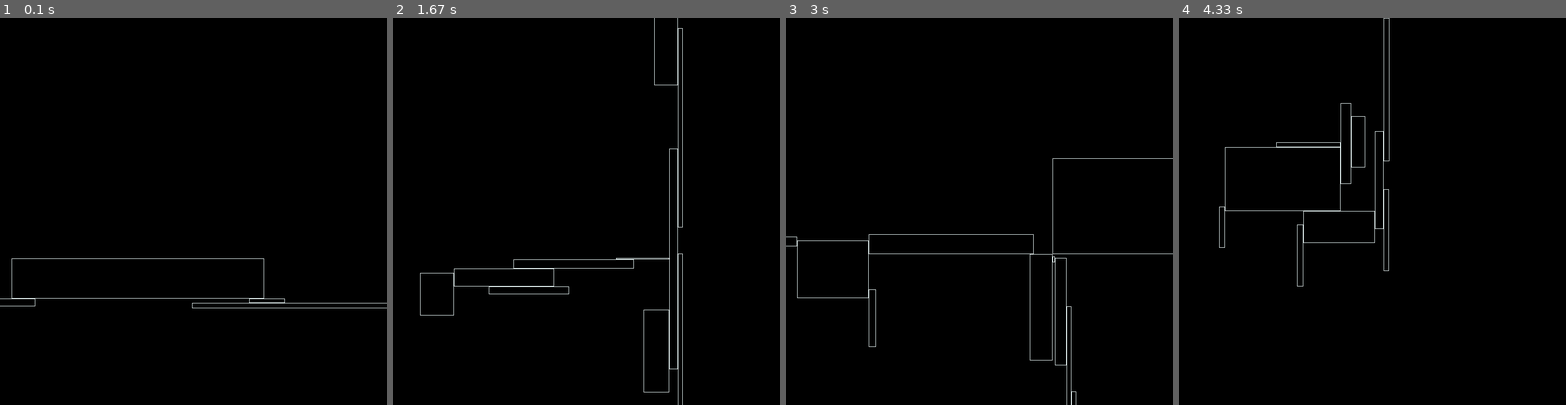
Above: before the commit, frames 1-4 (left to right).
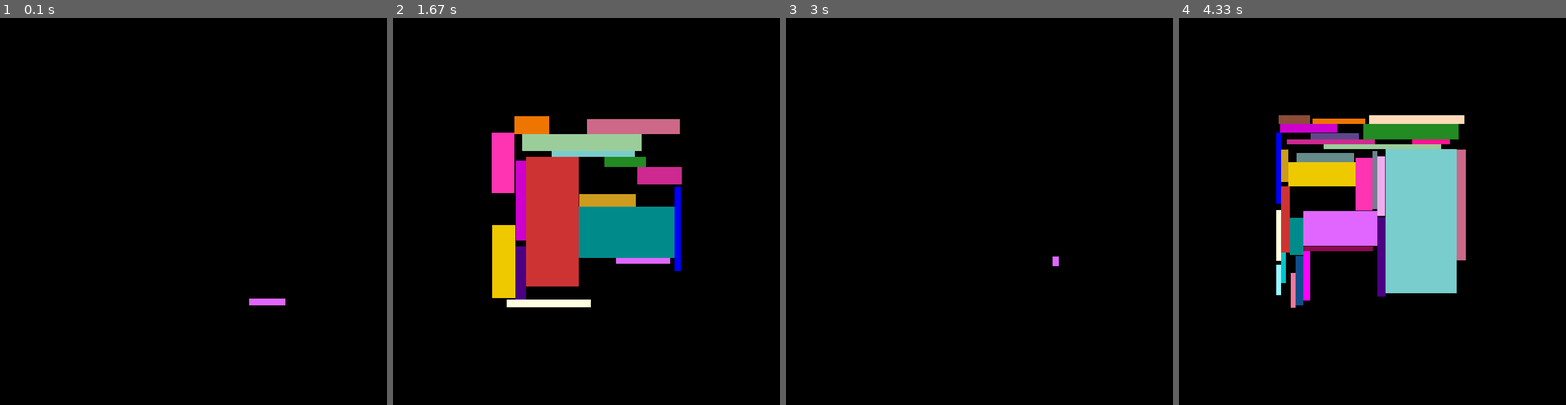
Above: after the commit, the same moments.

Repository: hitbox/scratch
Game: pygame game, started from pygame/touching_rects_polygon.py
The game is run twice, just before and just after one commit, with the same random seed, the same clock (stepped at 60 frames per second) and the same inputs.
Inputs:
- Up to frame 1 (0.1 s): no input
- Up to frame 2 (1.67 s): hold Right 0.33-0.8 s; hold Up 0.88-1.35 s
- Up to frame 3 (3 s): hold Right 2.13-2.68 s
- Up to frame 4 (4.33 s): hold Left from 4.2 s (still down)

The runs differ from the first frame. In frame 1, 0.5% of the frame differs, in the area x 0-100%, y 62-75%; in frame 2, 17%; in frame 3, 0.6%; in frame 4, 18%, in the area x 10-75%, y 0-75%.

Commit message:
pygame/touching_rects_polygon.py
- still trying to generate random touching rects

Diff:
--- a/pygame/pygamelib.py
+++ b/pygame/pygamelib.py
@@ -11,7 +11,7 @@
 
 from collections import namedtuple
 
-# silence and import pygame
+# silently import pygame
 with contextlib.redirect_stdout(open(os.devnull, 'w')):
     import pygame
 
@@ -121,6 +121,7 @@
     Generate two-tuples of items and their opposite from an indexable. Opposite
     being halfway around the indexable.
     """
+    # XXX: `opposite_item` func below
     n = len(indexable)
     assert n % 2 == 0
     half_n = n // 2
@@ -200,6 +201,8 @@
         kwargs = {oppo: getattr(rect, attr)}
         # ...create new rect of the same size, aligned to the opposite point
         yield make_rect(size=rect.size, **kwargs)
+    # TODO
+    # - this is like rectwalls
 
 def area(rect):
     return rect.width * rect.height
@@ -211,7 +214,21 @@
             yield (r1, r2, clipping)
 
 # clockwise ordered rect side attribute names mapped with their opposites
-SIDES = dict(opposites(['top', 'right', 'bottom', 'left']))
+SIDENAMES = ['top', 'right', 'bottom', 'left']
+SIDES = dict(opposites(SIDENAMES))
+
+def opposite_item(list_, item):
+    """
+    Return the item halfway around the indexable from the given item.
+    """
+    # XXX: `opposites` func above
+    n = len(list_)
+    assert n % 2 == 0
+    index = list_.index(item)
+    return list_[(index + n // 2) % n]
+
+# opposite sides by index
+SIDENAMES_OPPO = [opposite_item(SIDENAMES, item) for item in SIDENAMES]
 
 # clockwise ordered rect point attribute names mapped with their opposites
 POINTS = dict(opposites(tuple(point_attrs(tuple(SIDES)))))
@@ -571,7 +588,7 @@
 
 def interesting_color(color):
     """
-    Ignoring alpha, rgb values are not all the same.
+    rgb values are not all the same meaning *NOT* some shade of white.
     """
     color = pygame.Color(color)
     return len(set(color[:3])) != 1
@@ -760,6 +777,61 @@
     yield (x, y + h, w, w)
     # left
     yield (x - h, y, h, h)
+
+def aboverect(reference, other):
+    return other.bottom < reference.top
+
+def rightofrect(reference, other):
+    return other.left > reference.right
+
+def belowrect(reference, other):
+    return other.top > reference.bottom
+
+def leftofrect(reference, other):
+    return other.right < reference.left
+
+def within_horiz(left, right, rect):
+    return not (rect.left > right or rect.right < left)
+
+def within_vert(top, bottom, rect):
+    return not (rect.bottom < top or rect.top > bottom)
+
+class nearestrect:
+
+    def __init__(self, refkey, otherkey, comp, extreme):
+        self.refkey = refkey
+        self.otherkey = otherkey
+        self.comp = comp
+        self.extreme = extreme
+
+    def __call__(self, reference, rects):
+        assert reference not in rects
+        reference = pygame.Rect(reference)
+
+        otherattr = op.attrgetter(self.otherkey)
+        refattr = op.attrgetter(self.refkey)
+
+        def key(rect):
+            return otherattr(pygame.Rect(rect))
+
+        def predicate(other):
+            return self.comp(key(other), refattr(reference))
+
+        rects = filter(predicate, rects)
+        return self.extreme(rects, key=key, default=None)
+
+
+nearestabove = nearestrect('top', 'bottom', op.lt, max)
+nearestrightof = nearestrect('right', 'left', op.gt, min)
+nearestbelow = nearestrect('bottom', 'top', op.lt, min)
+nearestleftof = nearestrect('left', 'right', op.lt, max)
+
+nearest_for_side = {
+    'top': nearestabove,
+    'right': nearestrightof,
+    'bottom': nearestbelow,
+    'left': nearestleftof,
+}
 
 def squircle_shapes(color, center, radius, width, corners):
     """
--- a/pygame/touching_rects_polygon.py
+++ b/pygame/touching_rects_polygon.py
@@ -8,23 +8,21 @@
 from pygame import Vector2
 from pygamelib import pygame
 
-SIDENAMES = ['top', 'right', 'bottom', 'left']
-SIDEOPPOS = [SIDENAMES[(i+1)%len(SIDENAMES)] for i, n in enumerate(SIDENAMES)]
-
 # extremity function for finding the random range limit
 # needs a name
-NAMEME = [max, min, min, max]
-
-OPPOKEYS = list(map(op.attrgetter, SIDEOPPOS))
+EXTREMES = [min, max, min, max]
+OPPOKEYS = list(map(op.attrgetter, pygamelib.SIDENAMES_OPPO))
 COMPS = [op.lt, op.gt, op.gt, op.lt]
 
 class Demo(pygamelib.DemoBase):
 
-    def __init__(self, n, frame, makerects):
+    def __init__(self, n, frame, makerects, colors):
         self.n = n
         self.frame = frame
         self.makerects = makerects
+        self.colors = colors
         self.rects = self.makerects(self.n, self.frame)
+        self.highlight = None
 
     def do_quit(self, event):
         self.engine.stop()
@@ -39,6 +37,15 @@
     def do_mousebuttondown(self, event):
         pygamelib.post_quit()
 
+    def do_mousemotion(self, event):
+        for rect in self.rects:
+            if pygame.Rect(rect).collidepoint(event.pos):
+                self.highlight = rect
+                pygamelib.post_videoexpose()
+                break
+        else:
+            self.highlight = None
+
     def do_videoexpose(self, event):
         self.draw()
 
@@ -48,48 +55,55 @@
         pygame.display.flip()
 
     def draw_rects(self):
-        for rect in self.rects:
-            pygame.draw.rect(self.screen, 'azure', rect, 1)
+        for rect, color in zip(self.rects, self.colors):
+            if rect is self.highlight:
+                color = 'magenta'
+            pygame.draw.rect(self.screen, color, rect, 0)
 
 
 def random_touching_rects(n, frame):
+    """
+    Return a list of randomly generated, touching, non-overlapping rects.
+    """
     assert n > 1
+    mindim = 10
+    walls = list(pygamelib.rectwalls(frame))
     rects = []
     while True:
         x = random.randint(frame.left, frame.right)
         y = random.randint(frame.top, frame.bottom)
-        if frame.right - x > 0 and frame.bottom - y > 0:
-            w = random.randint(1, frame.right - x)
-            h = random.randint(1, frame.bottom - y)
-            if w > 0 and h > 0:
-                rects.append(pygame.Rect(x, y, w, h))
-                break
-    walls = list(map(pygame.Rect, pygamelib.rectwalls(frame)))
-    while len(rects) < n:
-        rect = random.choice(rects)
-        sideindex, sidename = random.choice(list(enumerate(SIDENAMES)))
-        side = getattr(rect, sidename)
-        getside = op.attrgetter(sidename)
-        extreme = NAMEME[sideindex]
-        key = OPPOKEYS[sideindex]
-        comp = COMPS[sideindex]
-        def predicate(other):
-            return comp(key(other), side)
+        if frame.right - x > mindim and frame.bottom - y > mindim:
+            w = random.randint(mindim, frame.right - x)
+            h = random.randint(mindim, frame.bottom - y)
+            rects.append((x, y, w, h))
+            break
+    attempts = 0
+    while len(rects) < n and attempts < 10_000:
+        reference = random.choice(rects)
+        sidename = random.choice(pygamelib.SIDENAMES)
+        side = getattr(pygame.Rect(reference), sidename)
+        opposite_sidename = pygamelib.SIDES[sidename]
+        opposite = op.attrgetter(opposite_sidename)
+        nearestfunc = pygamelib.nearest_for_side[sidename]
 
-        # TODO
-        # - probably also need to filter rects for being in the path of our new
-        #   random rect
-        others = list(map(key, filter(predicate, rects+walls)))
-        if not others:
+        others = set(rects + walls)
+        others.remove(reference)
+
+        nearest_rect = nearestfunc(reference, others)
+        if not nearest_rect:
+            attempts += 1
             continue
-        side_ = extreme(others)
-        if abs(side_ - side) < 10:
+
+        nearest_rect = pygame.Rect(nearest_rect)
+        side_ = opposite(nearest_rect)
+        if abs(side_ - side) < mindim:
+            attempts += 1
             continue
 
         # check side is not one that would leave no space for a random rect
         tenths = random.randint(3, 9)
         newdim = side * (tenths / 10)
-        randdim = random.randint(10, abs(side_ - side))
+        randdim = random.randint(mindim, abs(side_ - side))
         # as if top or bottom was selected
         width, height = newdim, randdim
         if sidename in ('left', 'right'):
@@ -97,9 +111,13 @@
             width, height = height, width
         newrect = pygame.Rect(0, 0, width, height)
         if sidename in ('top', 'bottom'):
-            newrect.x = random.randint(rect.left - newrect.width, rect.right)
+            # random along left/right
+            x, y, w, h = reference
+            newrect.x = random.randint(x - w, x + w)
         else:
-            newrect.y = random.randint(rect.top - newrect.height, rect.bottom)
+            # random along top/bottom
+            x, y, w, h = reference
+            newrect.y = random.randint(y - h, y + h)
         if sidename == 'top':
             newrect.bottom = side
         elif sidename == 'right':
@@ -109,17 +127,26 @@
         elif sidename == 'left':
             newrect.right = side
         # if no collisions append, otherwise loop trying again
-        for _rect in rects:
-            if _rect.colliderect(newrect):
+        for _rect in rects + walls:
+            if pygame.Rect(_rect).colliderect(newrect):
+                attempts += 1
                 break
         else:
-            rects.append(newrect)
+            # stored as tuples for hashability
+            rects.append(tuple(newrect))
     return rects
 
 def run(display_size):
     frame = pygame.Rect((0,)*2, display_size)
     frame.inflate_ip((-min(display_size)*0.5,)*2)
-    state = Demo(10, frame, random_touching_rects)
+    colors = list(filter(pygamelib.interesting_color, pygame.color.THECOLORS))
+    random.shuffle(colors)
+    state = Demo(
+        50,
+        frame,
+        random_touching_rects,
+        colors,
+    )
     pygame.display.set_mode(display_size)
     engine = pygamelib.Engine()
     engine.run(state)
